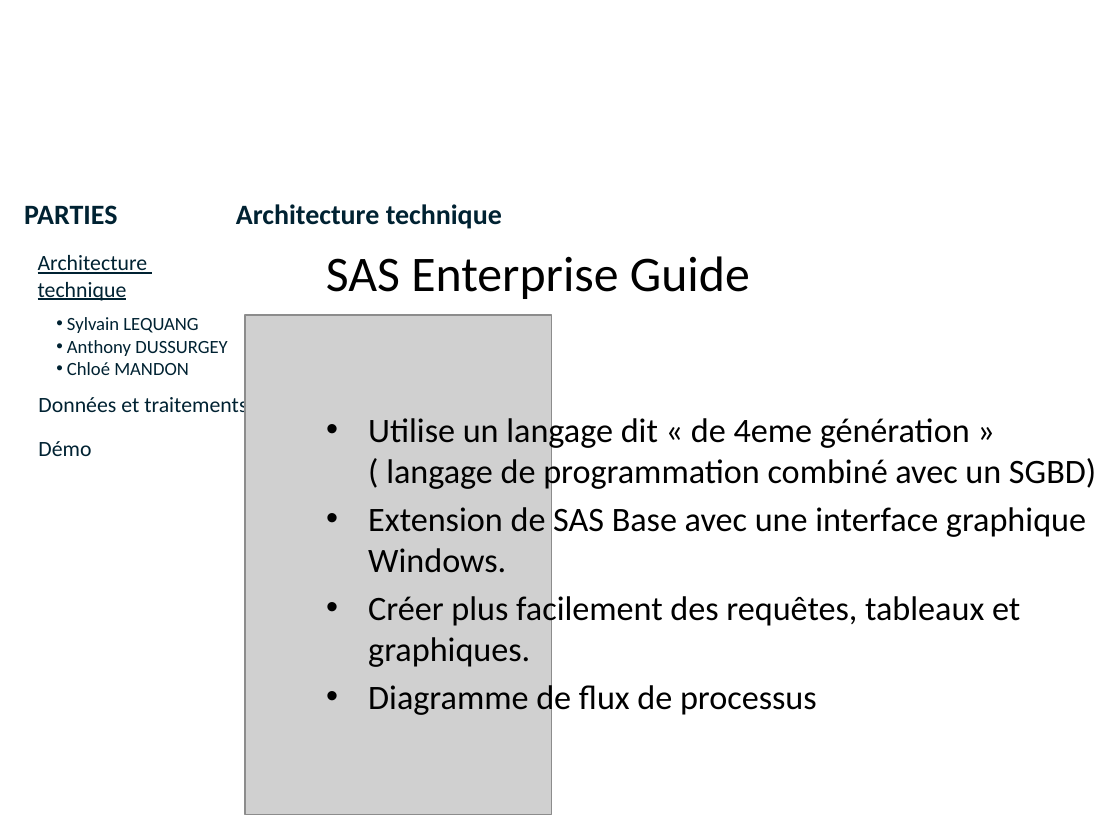
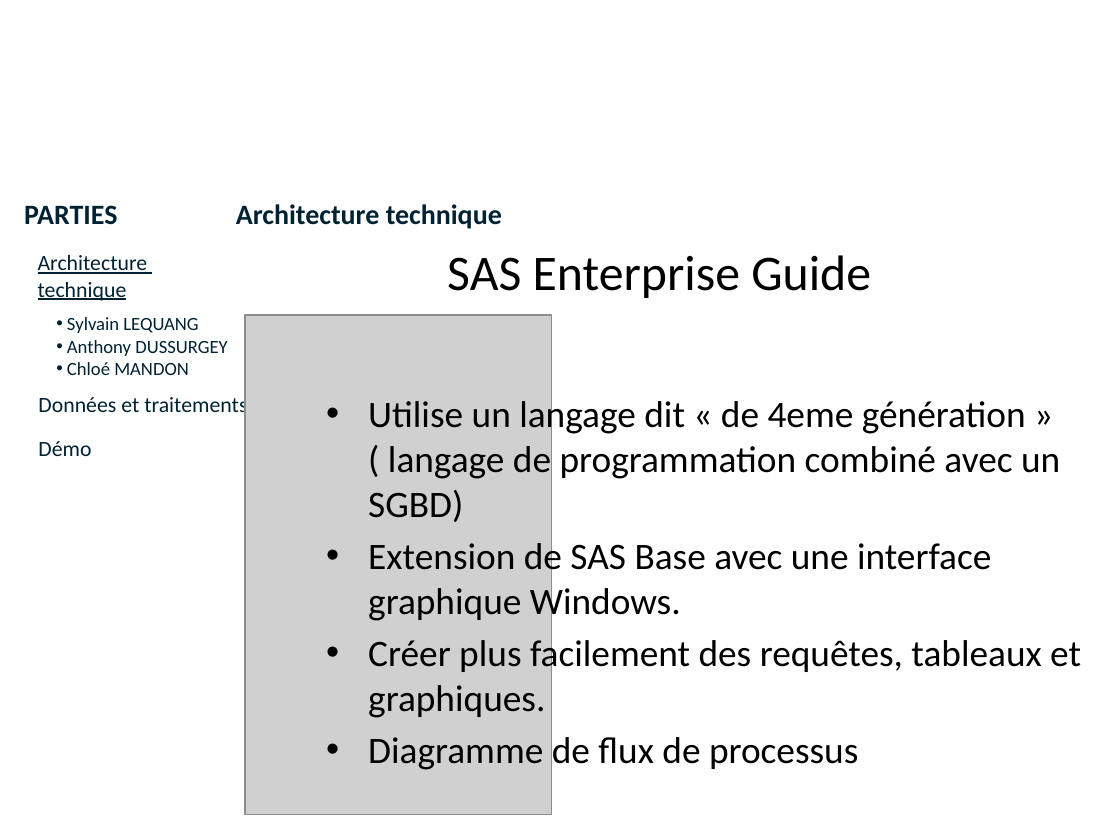
Before and after one commit to lobtec/dartiesgroupe2, a slide deck: slide 9 of PROJET/Soutenance Finale/slides_Architecture_Restitution.pptx. Drawn at 1120x840 pixels with LibreOffice and Linux fonts; fonts in the diff are those of the drawing; grey boxes stand for pictures; background and template pictures are left out. Boxes give left, top, right and bottom in pixels: in the first picture for what was removed or moved away, otherwise in the second. Text is boxed around its words. In the diff, an @@ line names an element or a change of style, - is before the commit and + after.

```diff
--- a/PROJET/Soutenance Finale/slides_Architecture_Restitution.pptx
+++ b/PROJET/Soutenance Finale/slides_Architecture_Restitution.pptx
@@ text "SAS Enterprise Guide" moved from (x1=326, y1=256, x2=750, y2=299) to (x1=447, y1=255, x2=871, y2=298) @@
@@ text "Utilise un langage dit « ..." moved from (x1=368, y1=414, x2=1096, y2=718) to (x1=368, y1=396, x2=1081, y2=770) @@
@@ text "Utilise un langage dit « ..." at (x1=368, y1=396, x2=1081, y2=770): size 22 to 24 pt @@
```
Also in this commit, not shown: 10 other slides changed.
